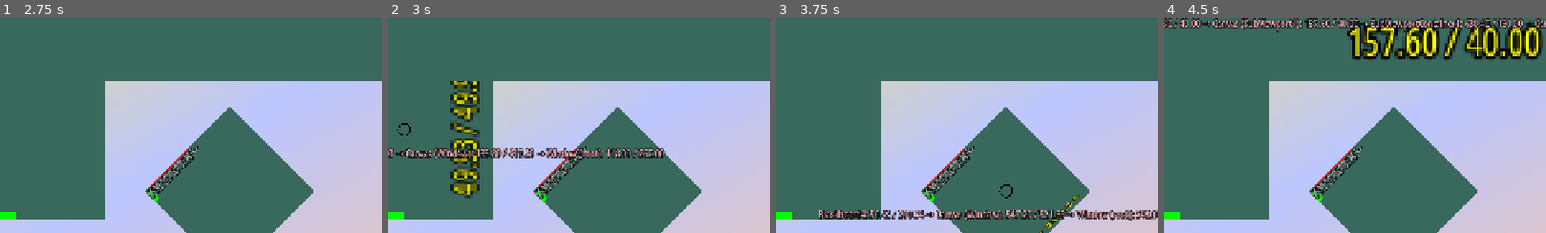
Above: before the commit, frames 1-4 (left to right).
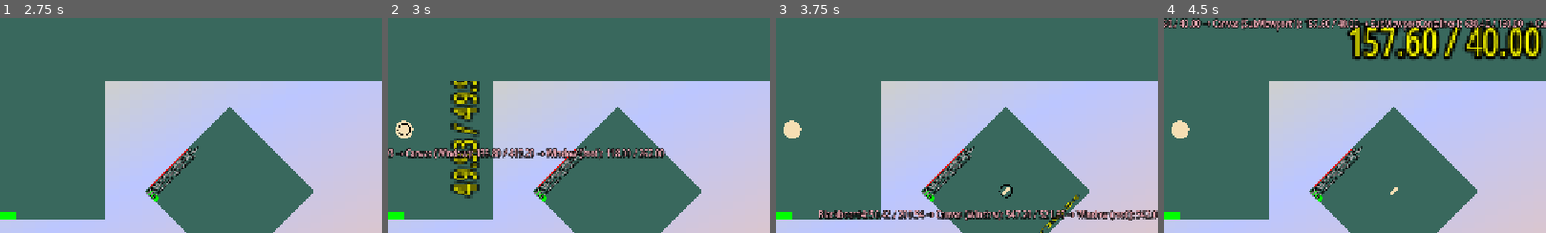
Above: after the commit, the same moments.

Repository: Toxe/godot-coordinate-systems
Game: Godot game, scene res://scenes/main.tscn
Two runs of this game, one before a commit and one after it. Both use one fixed random seed, a clock stepped at 60 frames per second and the inputs below.
Inputs (mouse positions are % of the whole screen's width and height, from its top left):
- Up to frame 1 (2.75 s): tap Enter at 0.5, 2 s; click (50, 50) at 0.67 s; tap Space at 1.25 s; move the mouse to (10, 17) at 1.27 s; click (10, 17) at 1.42 s; move the mouse to (21, 89) at 2.02 s; click (21, 89) at 2.17 s
- Up to frame 2 (3 s): tap Space at 2.75 s; move the mouse to (15, 58) at 2.77 s; click (15, 58) at 2.92 s
- Up to frame 3 (3.75 s): tap Enter at 3.5 s; move the mouse to (43, 73) at 3.52 s; click (43, 73) at 3.67 s
- Up to frame 4 (4.5 s): tap Space at 4.25 s; move the mouse to (49, 24) at 4.27 s; click (49, 24) at 4.42 s
The pictures show only the part of the screen within x 13-63%, y 32-82%; the shares and areas given below are measured in that part.

Frame 1 is identical in both runs. In frame 2, 0.2% of the frame differs, in the area x 2-7%, y 47-56%; in frame 3, 0.3%, in the area x 2-62%, y 47-83%; in frame 4, 0.3%.

Commit message:
Improve blackboard drawing

Diff:
--- a/CoordinateSystems/scenes/blackboard.gd
+++ b/CoordinateSystems/scenes/blackboard.gd
@@ -24,9 +24,8 @@
         coords_label.visible = true
 
         if mouse_event.button_mask == 1:
-            if get_global_rect().has_point(mouse_event.global_position):
-                dots.append(mouse_event.position)
-                queue_redraw()
+            dots.append(mouse_event.position)
+            queue_redraw()
 
 
 func _draw() -> void:
